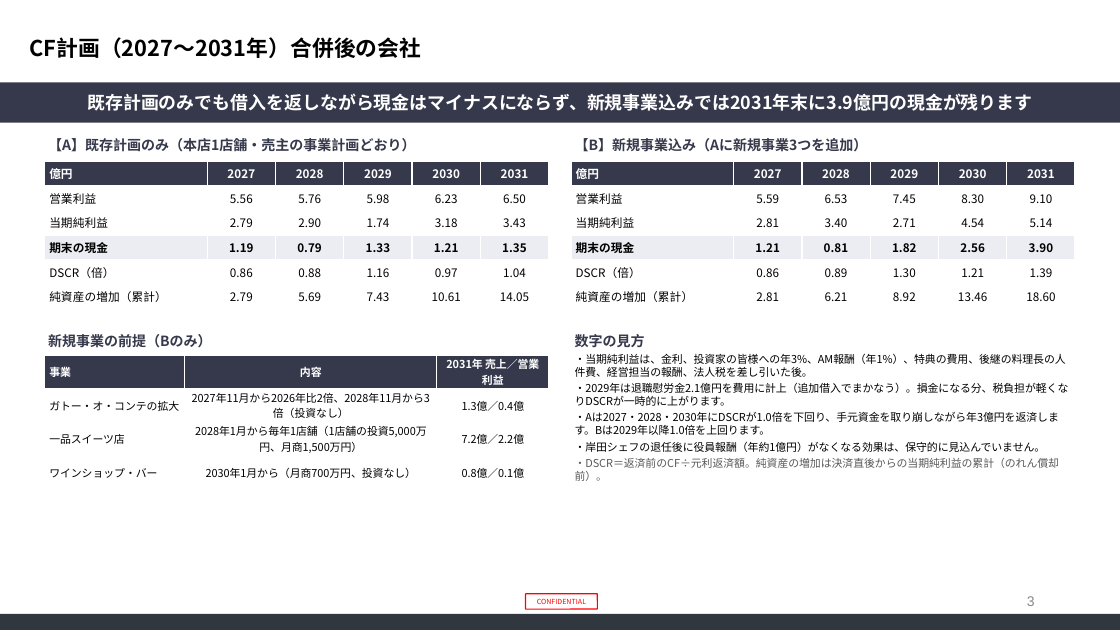
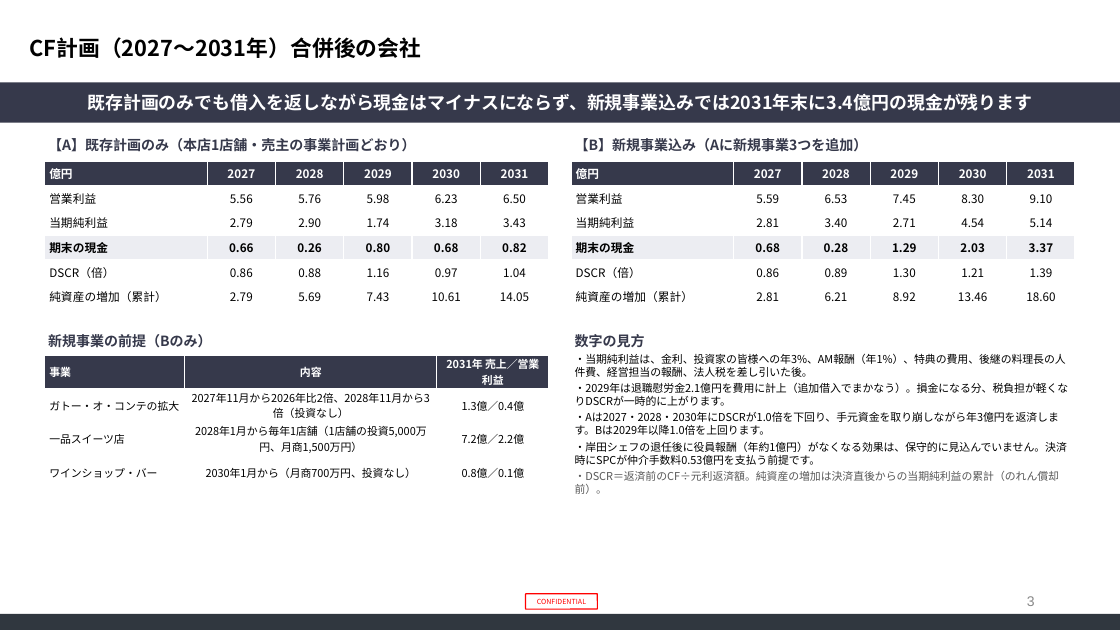
Before and after one commit to nakano-winebank/wine-auction, a slide deck: slide 3 of M&A/カンテサンス/カンテサンスSPC_資本構成と資金調達_CF計画_20261123.pptx. Drawn at 1120x630 pixels with LibreOffice and Linux fonts; fonts in the diff are those of the drawing; background and template pictures are left out. Boxes give left, top, right and bottom in pixels: in the first picture for what was removed or moved away, otherwise in the second. Text is boxed around its words. In the diff, an @@ line names an element or a change of style, - is before the commit and + after.

```diff
--- a/M&A/カンテサンス/カンテサンスSPC_資本構成と資金調達_CF計画_20261123.pptx
+++ b/M&A/カンテサンス/カンテサンスSPC_資本構成と資金調達_CF計画_20261123.pptx
@@ text in rectangle at [87, 93, 1032, 111]: text changed @@
-既存計画のみでも借入を返しながら現金はマイナスにならず、新規事業込みでは2031年末に3.9億円の現金が残ります
+既存計画のみでも借入を返しながら現金はマイナスにならず、新規事業込みでは2031年末に3.4億円の現金が残ります
@@ table at [45, 161, 549, 309] @@
-row 4: 期末の現金 | 1.19 | 0.79 | 1.33 | 1.21 | 1.35
+row 4: 期末の現金 | 0.66 | 0.26 | 0.80 | 0.68 | 0.82
@@ table at [571, 161, 1075, 309] @@
-row 4: 期末の現金 | 1.21 | 0.81 | 1.82 | 2.56 | 3.90
+row 4: 期末の現金 | 0.68 | 0.28 | 1.29 | 2.03 | 3.37
@@ text at [575, 442, 1067, 465]: text changed @@
-・岸田シェフの退任後に役員報酬（年約1億円）がなくなる効果は、保守的に見込んでいません。
+・岸田シェフの退任後に役員報酬（年約1億円）がなくなる効果は、保守的に見込んでいません。決済時にSPCが仲介手数料0.53億円を支払う前提です。
```
Also in this commit, not shown: 2 other slides changed, 4 other files.
